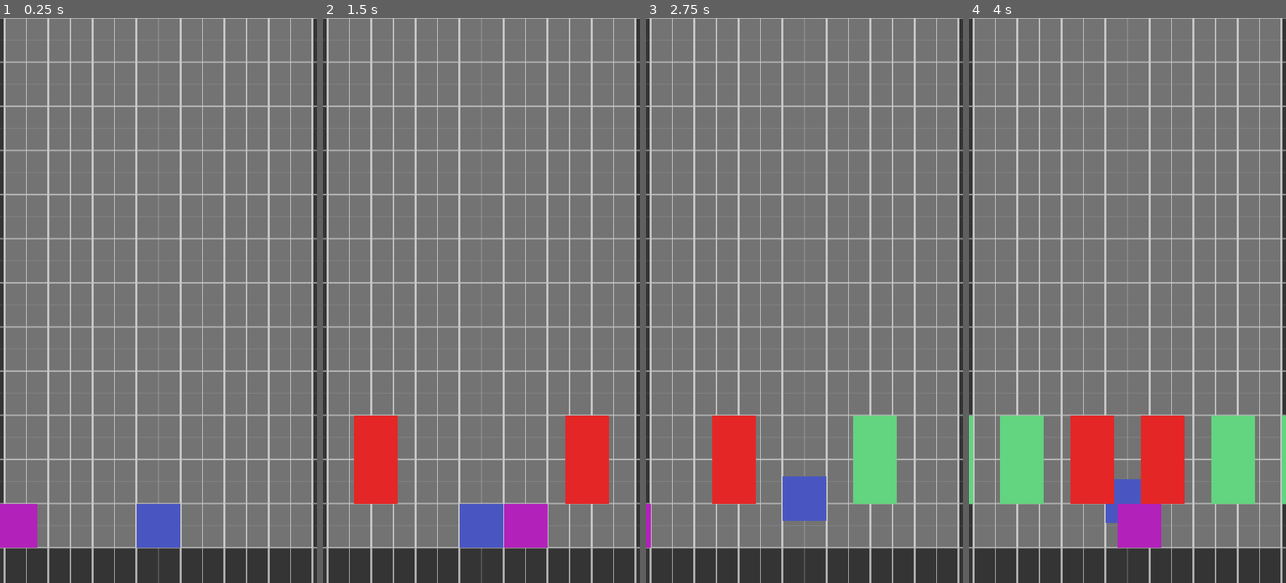
Above: before the commit, frames 1-4 (left to right).
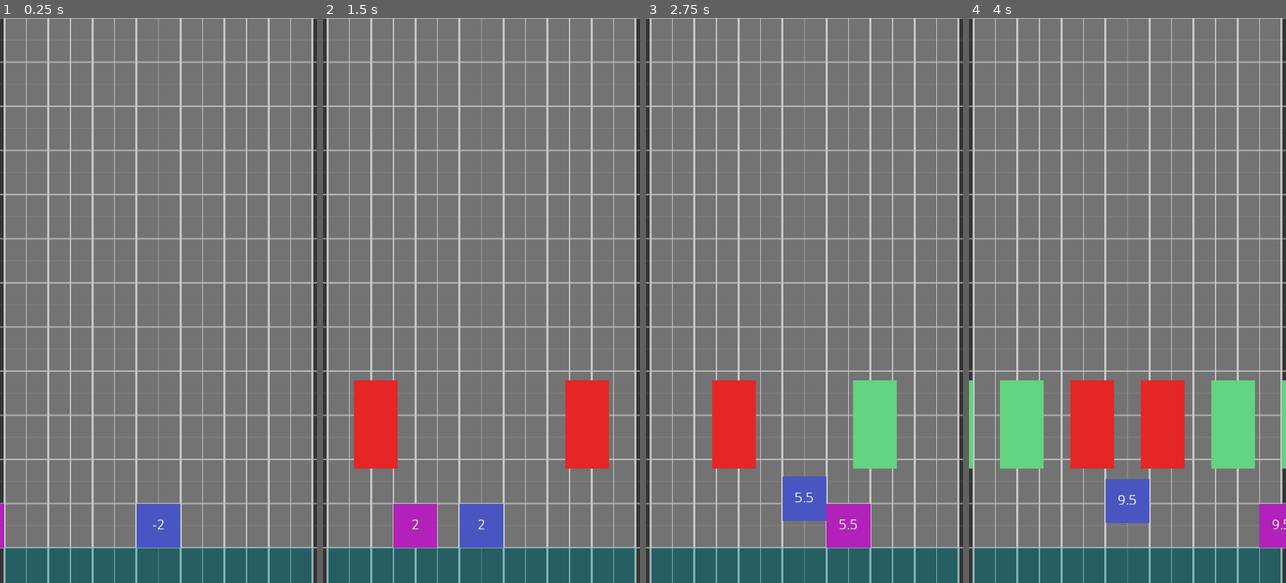
Above: after the commit, the same moments.

Repository: funexpected/jamper
Game: Godot game, scene res://level.tscn
Two runs of this game, one before a commit and one after it. Both use one fixed random seed, a clock stepped at 60 frames per second and the inputs below. This scene is started directly instead of the project's main scene.
Inputs (mouse positions are in pixels of both pictures, inside the frame that each line leads up to):
- Up to frame 1 (0.25 s): no input
- Up to frame 2 (1.5 s): move the mouse to (551, 272) at 0.52 s; click (551, 272) at 0.67 s; move the mouse to (418, 328) at 1.27 s; click (418, 328) at 1.42 s
- Up to frame 3 (2.75 s): move the mouse to (836, 176) at 2.02 s; click (836, 176) at 2.17 s
- Up to frame 4 (4 s): move the mouse to (1111, 413) at 2.77 s; click (1111, 413) at 2.92 s; move the mouse to (1222, 385) at 3.52 s; click (1222, 385) at 3.67 s

The runs differ from the first frame. In frame 1, 6.9% of the frame differs, in the area x 1-99%, y 86-100%; in frame 2, 12%; in frame 3, 11%; in frame 4, 15%, in the area x 0-100%, y 64-100%.

Commit message:
[core] little fix to check ticks on bullet

Diff:
--- a/grandma.tscn
+++ b/grandma.tscn
@@ -42,6 +42,18 @@
 rect_min_size = Vector2( 150, 150 )
 color = Color( 0.290196, 0.341176, 0.764706, 1 )
 
+[node name="text" type="Label" parent="back"]
+anchor_right = 1.0
+anchor_bottom = 1.0
+margin_right = -75.0
+margin_bottom = -75.0
+grow_horizontal = 2
+grow_vertical = 2
+rect_scale = Vector2( 2, 2 )
+text = "0"
+align = 1
+valign = 1
+
 [node name="sprite" type="AnimatedSprite" parent="."]
 visible = false
 position = Vector2( 0, -128 )
--- a/level.gd
+++ b/level.gd
@@ -19,26 +19,34 @@
 	time += delta
 	if tick*DT < time: # need to update
 		tick += 1
-		if tick % 2 == 0:
-			print(tick/2)
-#		print(is_need_to_jump)
+		var bmb = ((tick)%28)*0.5-7
+		if bmb == 14:
+			$bullet.rect_position.x = -150*DT*(bmb-1)*4
+		print("%s, %s"%[tick*0.5, bmb])
+		grandma.get_node("back/text").text = str(bmb+4)
+		$bullet/text.text = str(bmb+4)
+		tw.ip($bullet, "rect_position:x", 150*DT*(bmb-1)*4, 150*DT*bmb*4, DT*2)
+
 		if is_need_to_jump:
 			is_need_to_jump = false
 			grandma.jump()
 	if DEBUG:
 		print("time:%.2f > TICK[%003d]" % [time, tick])
 
-func _ready():
-	while true:
-		yield(tw.ip($bullet, "rect_position:x", -690, 690, 0.3*9), "tween_completed")
+#func _ready():
+#	while true:
+#		$bullet.rect_position.x = -825
+#		for i in 22:
+#			$bullet/text.text = str((i*0.5)-2)
+#			yield(tw.ip($bullet, "rect_position:x", $bullet.rect_position.x, $bullet.rect_position.x + 75, DT*2), "tween_completed")
 
 func _draw():
-	draw_line(Vector2(0, 0), Vector2(0, -1920), Color("80ffffff"), 1, true)
+	draw_line(Vector2(0, 120), Vector2(0, -1800), Color("80ffffff"), 1, true)
 	for k in 1920/75:
 		for i in 1080/150:
 			for j in 2:
 				var x = 75+i*75
 				x *= 1 if j else -1
-				draw_line(Vector2(x,0), Vector2(x, -1920), Color("30ffffff") if i % 2 else Color("90ffffff"), (1 if i % 2 else 3), true)
-		var y = -120 -75*k
-		draw_line(Vector2(-620,y), Vector2(620, y), Color("30ffffff") if k % 2 else Color("90ffffff"), (1 if k % 2 else 3), true)# if i % 2 else Color("ffffff"), (1 if i % 2 else 3), true)
+				draw_line(Vector2(x,120), Vector2(x, -1800), Color("30ffffff") if i % 2 else Color("90ffffff"), (1 if i % 2 else 3), true)
+		var y = -75*k
+		draw_line(Vector2(-620,y), Vector2(620, y), Color("30ffffff") if k % 2 else Color("90ffffff"), (1 if k % 2 else 3), true)
--- a/level.tscn
+++ b/level.tscn
@@ -6,15 +6,16 @@
 [ext_resource path="res://spawner.tscn" type="PackedScene" id=4]
 
 [node name="level" type="Node2D"]
-position = Vector2( 540, 1920 )
+position = Vector2( 540, 1800 )
 script = ExtResource( 1 )
 
 [node name="back" type="ColorRect" parent="."]
 anchor_right = 1.0
 anchor_bottom = 1.0
 margin_left = -540.0
-margin_top = -1920.0
+margin_top = -1800.0
 margin_right = 540.0
+margin_bottom = 120.0
 grow_horizontal = 2
 grow_vertical = 0
 rect_min_size = Vector2( 1080, 1920 )
@@ -24,15 +25,13 @@
 anchor_right = 1.0
 anchor_bottom = 1.0
 margin_left = -525.0
-margin_top = -1920.0
+margin_top = -1800.0
 margin_right = 525.0
-margin_bottom = -120.0
 grow_horizontal = 2
 grow_vertical = 0
 color = Color( 1, 1, 1, 0.313726 )
 
 [node name="grandma" parent="." instance=ExtResource( 2 )]
-position = Vector2( 0, -120 )
 
 [node name="field" parent="." instance=ExtResource( 3 )]
 
@@ -50,7 +49,18 @@
 
 [node name="bullet" type="ColorRect" parent="."]
 margin_left = -825.0
-margin_top = -270.0
+margin_top = -150.0
 margin_right = -675.0
-margin_bottom = -120.0
 color = Color( 0.701961, 0.137255, 0.733333, 1 )
+
+[node name="text" type="Label" parent="bullet"]
+anchor_right = 1.0
+anchor_bottom = 1.0
+margin_right = -75.0
+margin_bottom = -75.0
+grow_horizontal = 2
+grow_vertical = 2
+rect_scale = Vector2( 2, 2 )
+text = "-2"
+align = 1
+valign = 1
